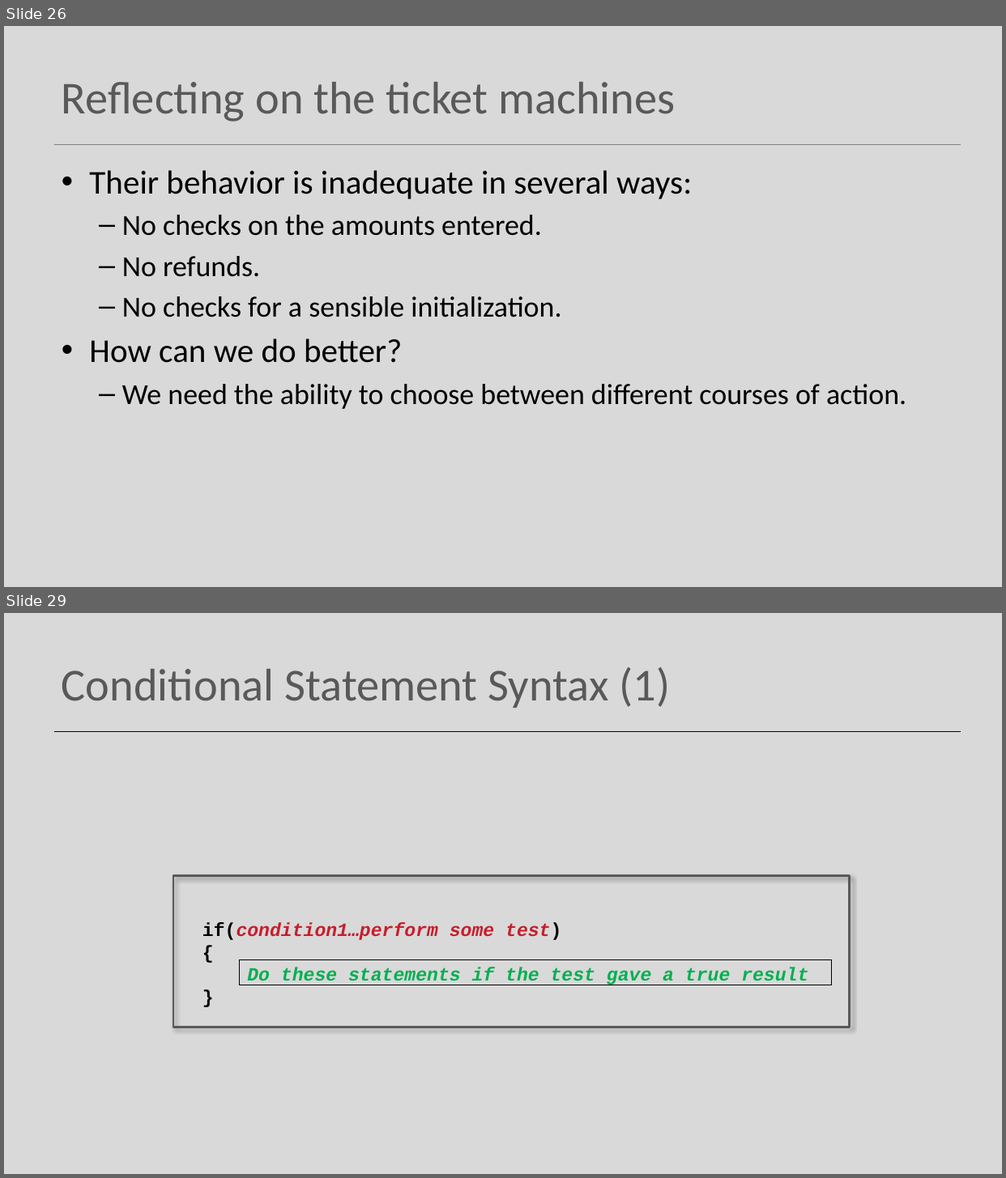
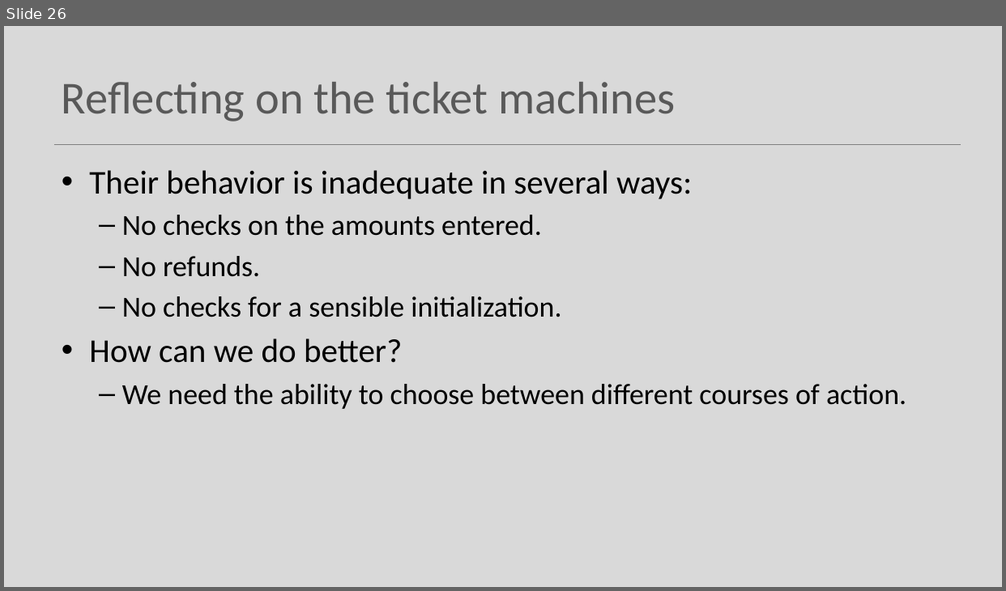
Before and after one commit to Programming-Fundamentals-SETU/prog-fund-1-sept-25, a slide deck: topic02-understanding-class-definitions/unit-1/talk-2/b-class-definitions-methods.pptx. Shown one above the other, each under a label of ours: slides 26 and 29 before the commit, slide 26 after it; the slides between them are not shown. The pictures are 1006x1178 and 1006x591 pixels, drawn with LibreOffice and Linux fonts; fonts in the diff are those of the drawing. Boxes give left, top, right and bottom in pixels: in the first picture for what was removed or moved away, otherwise in the second. Text is boxed around its words. In the diff, an @@ line names an element or a change of style, - is before the commit and + after.

```diff
--- a/topic02-understanding-class-definitions/unit-1/talk-2/b-class-definitions-methods.pptx
+++ b/topic02-understanding-class-definitions/unit-1/talk-2/b-class-definitions-methods.pptx
@@ slide 29 removed at bbox=[4, 613, 1002, 1174], background #D9D9D9 @@
@@ title removed at bbox=[62, 667, 671, 708] @@
-Conditional Statement Syntax (1)
@@ line removed from (54, 731) to (961, 731) @@
@@ rectangle removed at bbox=[173, 875, 849, 1027] @@
@@ text removed at bbox=[202, 922, 808, 986] @@
-if(condition1…perform some test)
-{
-Do these statements if the test gave a true result
-}
@@ rectangle removed at bbox=[239, 960, 832, 984] @@
```
Also in this commit, not shown: 14 other slides removed, 13 other files.
